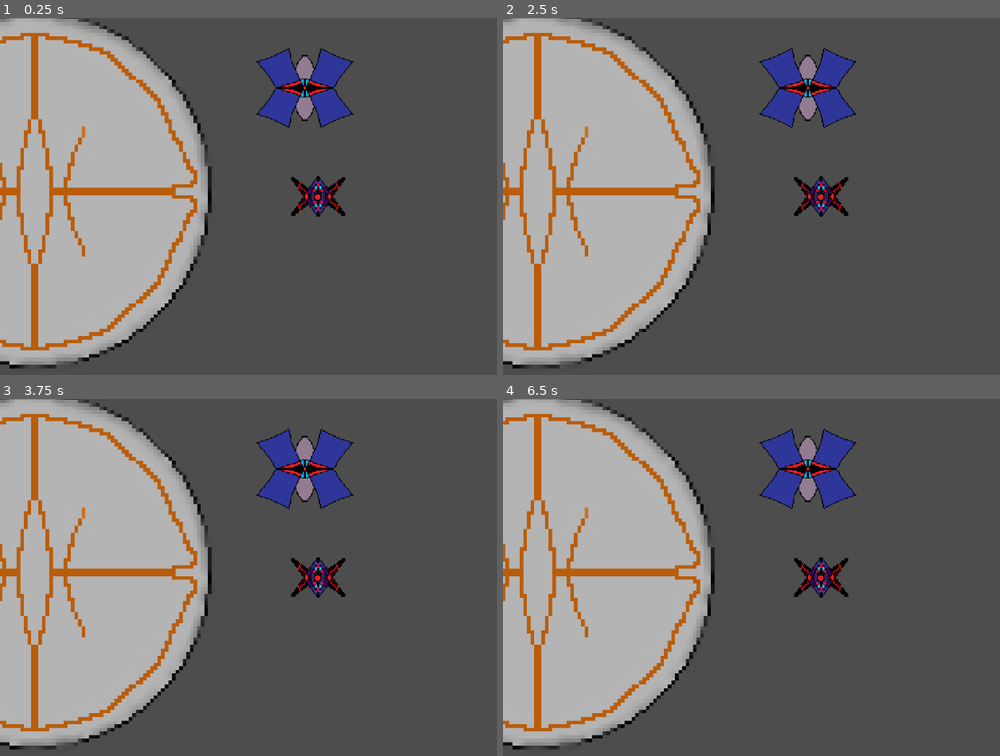
Above: before the commit, frames 1-4 (two rows, left to right).
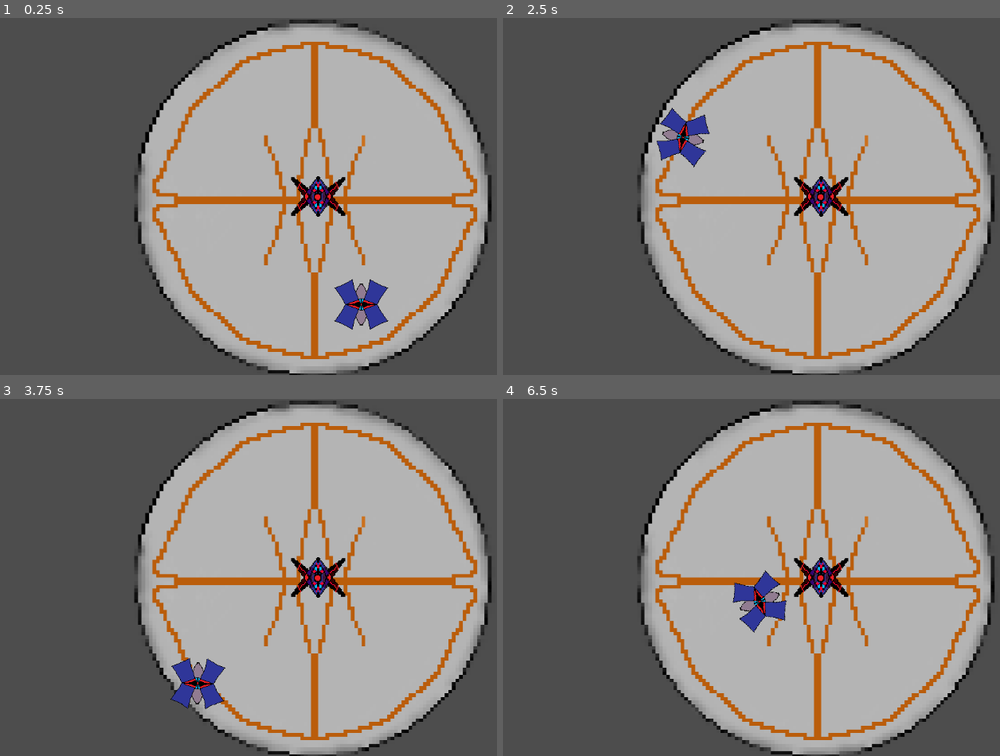
Above: after the commit, the same moments.

Repository: pepegmaer2141-cmd/parry-desvio-1
Game: Godot game, scene res://nave.tscn
Same seed, same stepped clock (60 frames per second), same inputs: the game is played once before the commit and once after it.
Inputs:
- Up to frame 1 (0.25 s): no input
- Up to frame 2 (2.5 s): no input
- Up to frame 3 (3.75 s): no input
- Up to frame 4 (6.5 s): no input

The runs differ from the first frame. In frame 1, 79% of the frame differs, in the area x 0-99%, y 0-100%; in frame 2, 80%; in frame 3, 80%; in frame 4, 79%.

Commit message:
Update nave.tscn

Diff:
--- a/parry-desvio-1/nave.tscn
+++ b/parry-desvio-1/nave.tscn
@@ -7,29 +7,19 @@
 [sub_resource type="RectangleShape2D" id="RectangleShape2D_ilgfq"]
 size = Vector2(39.856, 24)
 
-[sub_resource type="PhysicsMaterial" id="PhysicsMaterial_jemat"]
-
-[sub_resource type="CircleShape2D" id="CircleShape2D_jemat"]
-radius = 25.079872
-
 [sub_resource type="PhysicsMaterial" id="PhysicsMaterial_ilgfq"]
 friction = 0.0
 bounce = 1.0
 
-[sub_resource type="CircleShape2D" id="CircleShape2D_j1vys"]
-radius = 10.049875
-
-[sub_resource type="PhysicsMaterial" id="PhysicsMaterial_j1vys"]
-
-[sub_resource type="RectangleShape2D" id="RectangleShape2D_53dx7"]
-size = Vector2(458, 67)
+[sub_resource type="RectangleShape2D" id="RectangleShape2D_j1vys"]
+size = Vector2(76.24312, 70.88608)
 
 [node name="juego" type="Node2D"]
 position = Vector2(257, -251)
 metadata/_edit_vertical_guides_ = [-360.0]
 
 [node name="circulo exterior" type="StaticBody2D" parent="."]
-position = Vector2(-622, -53)
+position = Vector2(-153, -45)
 collision_layer = 3
 collision_mask = 2
 metadata/_edit_group_ = true
@@ -49,7 +39,7 @@
 
 [node name="nave" type="Sprite2D" parent="."]
 top_level = true
-position = Vector2(151.99997, -293.00003)
+position = Vector2(114, -301.00003)
 scale = Vector2(1.9509876, 2.0646522)
 texture = ExtResource("1_ltewx")
 metadata/_edit_group_ = true
@@ -67,42 +57,24 @@
 scale = Vector2(1.0009239, 1)
 metadata/_edit_group_ = true
 
-[node name="balas" type="Sprite2D" parent="."]
-position = Vector2(-129.00002, -238.99998)
-scale = Vector2(1.81, 1.58)
-texture = ExtResource("2_ilgfq")
-metadata/_edit_group_ = true
-
-[node name="colision parry" type="RigidBody2D" parent="balas"]
-position = Vector2(-7.1525574e-06, 7.2717667e-06)
-collision_layer = 257
-collision_mask = 257
-physics_material_override = SubResource("PhysicsMaterial_jemat")
-metadata/_edit_group_ = true
-
-[node name="CollisionShape2D" type="CollisionShape2D" parent="balas/colision parry"]
-shape = SubResource("CircleShape2D_jemat")
-debug_color = Color(0.79909915, 0.15839079, 0.9428275, 0.41960785)
-
-[node name="colision pared" type="RigidBody2D" parent="balas"]
-scale = Vector2(0.9999999, 0.9999998)
+[node name="colision pared" type="RigidBody2D" parent="."]
+position = Vector2(-65, -87)
+scale = Vector2(1.8099997, 1.5799998)
 collision_layer = 2
 collision_mask = 2
 mass = 0.001
 physics_material_override = SubResource("PhysicsMaterial_ilgfq")
-gravity_scale = 1.246
+gravity_scale = 0.0
+linear_velocity = Vector2(0, 1000)
+linear_damp_mode = 1
+angular_damp_mode = 1
 metadata/_edit_group_ = true
 
-[node name="colision pared" type="CollisionShape2D" parent="balas/colision pared"]
-shape = SubResource("CircleShape2D_j1vys")
+[node name="colision pared" type="CollisionShape2D" parent="colision pared"]
+position = Vector2(2.7624283, 1.2658234)
+shape = SubResource("RectangleShape2D_j1vys")
 
-[node name="StaticBody2D" type="StaticBody2D" parent="."]
-position = Vector2(-81, 84)
-collision_layer = 271
-collision_mask = 263
-physics_material_override = SubResource("PhysicsMaterial_j1vys")
+[node name="balas" type="Sprite2D" parent="colision pared"]
+scale = Vector2(1.0000001, 1.0000002)
+texture = ExtResource("2_ilgfq")
 metadata/_edit_group_ = true
-
-[node name="CollisionShape2D" type="CollisionShape2D" parent="StaticBody2D"]
-position = Vector2(60, 23.5)
-shape = SubResource("RectangleShape2D_53dx7")
Not shown: 1 places in parry-desvio-1/nave.tscn that only renumber resources
